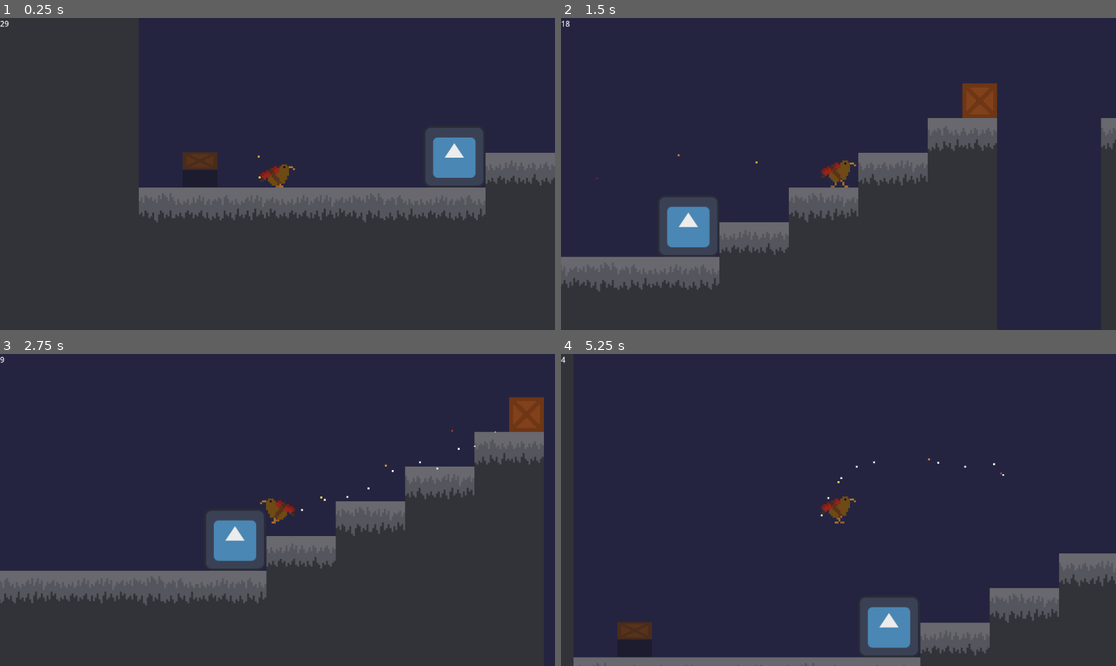
Above: before the commit, frames 1-4 (two rows, left to right).
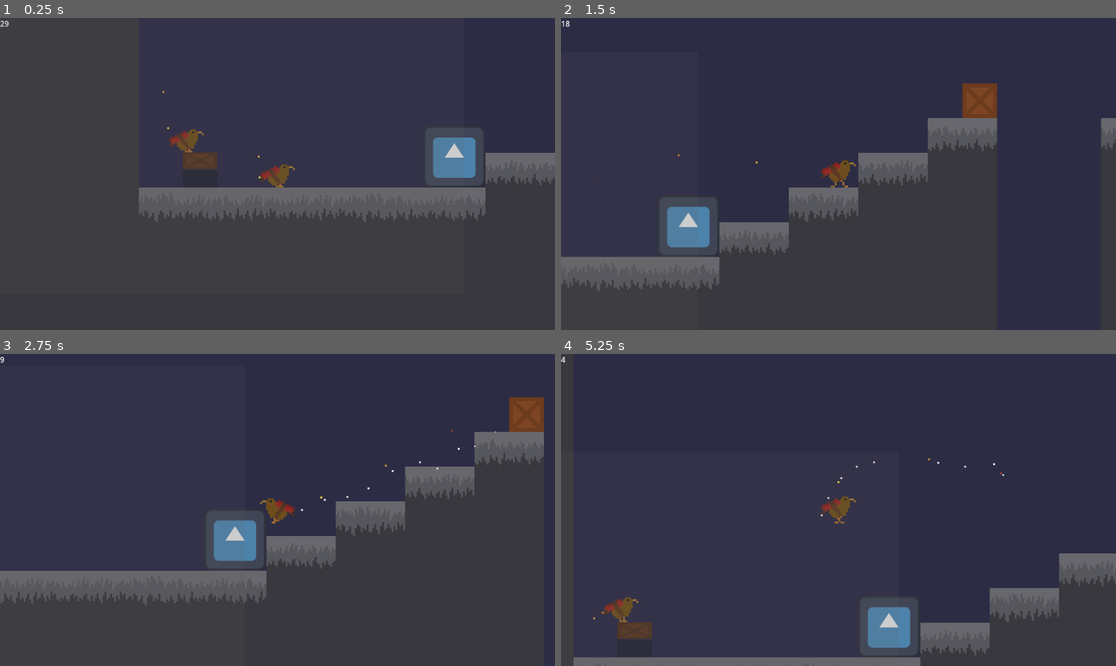
Above: after the commit, the same moments.

Repository: PixelParrot4/tactical-explosive-kiwi-simulator-2004
Game: Godot game, scene res://level_1.tscn
Same seed, same stepped clock (60 frames per second), same inputs: the game is played once before the commit and once after it. This scene is started directly instead of the project's main scene. The engine's default icon, where the game draws it, is replaced by a stand-in: a white triangle on a blue panel in a dark square.
Inputs (mouse positions are in pixels of both pictures, inside the frame that each line leads up to):
- Up to frame 1 (0.25 s): no input
- Up to frame 2 (1.5 s): move the mouse to (960, 158) at 0.52 s; press the mouse at (960, 158) at 0.53 s; hold Right (right) from 0.53 s (still down); tap Up (ui_up) at 0.77 s; move the mouse to (727, 189) at 1.27 s; release the mouse at (727, 189) at 1.28 s; click (727, 189) at 1.35 s
- Up to frame 3 (2.75 s): tap Up (ui_up) at 1.52 s; move the mouse to (333, 441) at 2.02 s; release Right (right) at 2.03 s; press the mouse at (333, 441) at 2.03 s; hold Left (left) from 2.03 s (still down)
- Up to frame 4 (5.25 s): move the mouse to (810, 572) at 2.77 s; release Left (left) at 2.78 s; release the mouse at (810, 572) at 2.78 s; hold Right (right) 2.78-4.28 s; click (810, 572) at 2.85 s; tap Up (ui_up) at 3.02, 3.77, 4.52 s; move the mouse to (1005, 556) at 3.52 s; press the mouse at (1005, 556) at 3.53 s; move the mouse to (672, 463) at 4.27 s; release the mouse at (672, 463) at 4.28 s; hold Left (left) 4.28-5.03 s; click (672, 463) at 4.35 s; move the mouse to (866, 510) at 5.02 s; press the mouse at (866, 510) at 5.03 s; hold Right (right) from 5.03 s (still down)

The runs differ from the first frame. In frame 1, 0.4% of the frame differs, in the area x 0-84%, y 0-52%; in frame 2, less than 0.1%; in frame 3, less than 0.1%; in frame 4, 0.4%, in the area x 0-61%, y 1-88%.

Commit message:
'respawning' system kinda works

Diff:
--- a/level_1.tscn
+++ b/level_1.tscn
@@ -105,7 +105,7 @@
 [node name="Level1" type="Node2D"]
 script = ExtResource("1_n5rtd")
 
-[node name="Player" parent="." instance=ExtResource("1_6mrkf")]
+[node name="Player" parent="." groups=["PlayableCharacters"] instance=ExtResource("1_6mrkf")]
 
 [node name="TileMapLayer" type="TileMapLayer" parent="."]
 z_index = -1
@@ -158,5 +158,9 @@
 [node name="Timer" type="Timer" parent="DeathPit"]
 one_shot = true
 
+[node name="Player2" parent="." groups=["PlayableCharacters"] instance=ExtResource("1_6mrkf")]
+position = Vector2(-189, -147)
+how_many_kiwi_deaths_before_active = 1
+
 [connection signal="body_entered" from="DeathPit" to="DeathPit" method="_on_body_entered"]
 [connection signal="timeout" from="DeathPit/Timer" to="." method="reset_level"]
--- a/player.gd
+++ b/player.gd
@@ -5,6 +5,8 @@
 @onready var Sparks1=$Sparks1
 @onready var Sparks2=$Sparks2
 @onready var Fuse =$Fuse
+@onready var Level =$".."
+var ui_scene = preload("res://ui.tscn")
 
 var MAX_SPEED = 900
 var JUMP_VELOCITY = -775
@@ -17,9 +19,14 @@
 
 #following ones will be used to switch between kiwis
 @export var how_many_kiwi_deaths_before_active:int = 0 #set to negative if never active
-var active = true
+var active = false
 
 signal detonate
+
+
+
+################### movement and animations ###################
+
 
 
 #gravity and jump (adapted from Wiho does Puzzle-Platfroming (unreleased))
@@ -122,7 +129,9 @@
 			Sparks2.visible = false
 
 
-#####################################################
+
+
+################### stuff not in func _process ###################
 
 
 
@@ -147,3 +156,23 @@
 	$Camera2D.position_smoothing_speed = -10 #stops it from moving
 	detonate.emit()
 	active = false #disables movement
+	Level.kiwi_death_count += 1
+	get_tree().call_group("PlayableCharacters", "should_this_kiwi_be_active")
+
+	ui_scene.queue_free()
+
+
+
+func _ready():
+	add_to_group("PlayableCharacters")
+	should_this_kiwi_be_active()
+
+func should_this_kiwi_be_active():
+	if Level.kiwi_death_count!=how_many_kiwi_deaths_before_active:
+		return
+
+	active = true
+
+#gives newly-active kiwi Camera2D and GUI
+	var ui_instance = ui_scene.instantiate()
+	add_child(ui_instance)
--- a/player.tscn
+++ b/player.tscn
@@ -1,10 +1,9 @@
-[gd_scene load_steps=24 format=3 uid="uid://68egir1faxek"]
+[gd_scene load_steps=23 format=3 uid="uid://68egir1faxek"]
 
 [ext_resource type="Script" path="res://player.gd" id="1_tv7mn"]
 [ext_resource type="Texture2D" uid="uid://cewokd3xo7d08" path="res://assets/graphics/idlex4.png" id="2_tcfql"]
 [ext_resource type="Texture2D" uid="uid://byj635h116y4p" path="res://assets/graphics/walk x4.png" id="3_7cabf"]
-[ext_resource type="Script" path="res://ui.gd" id="4_rnbcp"]
-[ext_resource type="Texture2D" uid="uid://bjo0d1dgx7g2s" path="res://assets/graphics/icon.svg" id="5_e80b4"]
+[ext_resource type="PackedScene" uid="uid://cxftaaq3npdhc" path="res://ui.tscn" id="4_kmqoj"]
 
 [sub_resource type="AtlasTexture" id="AtlasTexture_c5yo8"]
 atlas = ExtResource("2_tcfql")
@@ -128,162 +127,7 @@
 [node name="CollisionShape2D" type="CollisionShape2D" parent="."]
 shape = SubResource("CapsuleShape2D_80y7r")
 
-[node name="Camera2D" type="Camera2D" parent="."]
-
-[node name="UI" type="Control" parent="Camera2D"]
-layout_mode = 3
-anchors_preset = 15
-anchor_right = 1.0
-anchor_bottom = 1.0
-offset_left = -576.0
-offset_top = -324.0
-offset_right = 576.0
-offset_bottom = 324.0
-grow_horizontal = 2
-grow_vertical = 2
-script = ExtResource("4_rnbcp")
-
-[node name="VBoxContainer" type="VBoxContainer" parent="Camera2D/UI"]
-visible = false
-z_index = 2
-layout_mode = 1
-anchors_preset = 5
-anchor_left = 0.5
-anchor_right = 0.5
-offset_left = -130.0
-offset_top = 70.0
-offset_right = 130.0
-offset_bottom = 254.0
-grow_horizontal = 2
-
-[node name="SpeedLabel" type="Label" parent="Camera2D/UI/VBoxContainer"]
-layout_mode = 2
-text = "Speed: 600"
-
-[node name="SpeedHSlider" type="HSlider" parent="Camera2D/UI/VBoxContainer"]
-layout_mode = 2
-min_value = 300.0
-max_value = 1300.0
-value = 300.0
-allow_greater = true
-allow_lesser = true
-
-[node name="JumpLabel" type="Label" parent="Camera2D/UI/VBoxContainer"]
-layout_mode = 2
-text = "j"
-
-[node name="JumpHSlider" type="HSlider" parent="Camera2D/UI/VBoxContainer"]
-layout_mode = 2
-min_value = 100.0
-max_value = 1000.0
-value = 100.0
-
-[node name="GravityLabel" type="Label" parent="Camera2D/UI/VBoxContainer"]
-layout_mode = 2
-text = "g"
-
-[node name="GravityHSlider" type="HSlider" parent="Camera2D/UI/VBoxContainer"]
-layout_mode = 2
-max_value = 2000.0
-allow_greater = true
-
-[node name="ExtraGravityLabel" type="Label" parent="Camera2D/UI/VBoxContainer"]
-layout_mode = 2
-
-[node name="ExraGravityHSlider" type="HSlider" parent="Camera2D/UI/VBoxContainer"]
-layout_mode = 2
-allow_greater = true
-
-[node name="FrictionLabel" type="Label" parent="Camera2D/UI/VBoxContainer"]
-layout_mode = 2
-
-[node name="FrictionHSlider" type="HSlider" parent="Camera2D/UI/VBoxContainer"]
-layout_mode = 2
-
-[node name="TimeLeft" type="Label" parent="Camera2D/UI"]
-layout_mode = 0
-offset_right = 40.0
-offset_bottom = 23.0
-
-[node name="Death" type="Label" parent="Camera2D/UI"]
-visible = false
-layout_mode = 1
-anchors_preset = 8
-anchor_left = 0.5
-anchor_top = 0.5
-anchor_right = 0.5
-anchor_bottom = 0.5
-offset_left = -36.5
-offset_top = -11.5
-offset_right = 36.5
-offset_bottom = 11.5
-grow_horizontal = 2
-grow_vertical = 2
-theme_override_colors/font_color = Color(0.607843, 0, 0, 1)
-theme_override_colors/font_shadow_color = Color(0, 0, 0, 1)
-theme_override_font_sizes/font_size = 60
-text = "d u m b a s s"
-
-[node name="EndScreenUnderlay" type="ColorRect" parent="Camera2D/UI"]
-z_index = 1
-layout_mode = 1
-anchors_preset = 15
-anchor_right = 1.0
-anchor_bottom = 1.0
-grow_horizontal = 2
-grow_vertical = 2
-color = Color(0.384229, 0.384229, 0.384229, 0.121569)
-
-[node name="EndScreen" type="VBoxContainer" parent="Camera2D/UI"]
-visible = false
-z_index = 2
-layout_mode = 1
-anchors_preset = 8
-anchor_left = 0.5
-anchor_top = 0.5
-anchor_right = 0.5
-anchor_bottom = 0.5
-offset_left = -304.0
-offset_top = -192.0
-offset_right = 304.0
-offset_bottom = 192.0
-grow_horizontal = 2
-grow_vertical = 2
-theme_override_constants/separation = 20
-alignment = 1
-
-[node name="Stars" type="HBoxContainer" parent="Camera2D/UI/EndScreen"]
-layout_mode = 2
-
-[node name="Sprite2D" type="Sprite2D" parent="Camera2D/UI/EndScreen/Stars"]
-position = Vector2(48, -70)
-texture = ExtResource("5_e80b4")
-
-[node name="Sprite2D2" type="Sprite2D" parent="Camera2D/UI/EndScreen/Stars"]
-position = Vector2(304, -70)
-texture = ExtResource("5_e80b4")
-
-[node name="Sprite2D3" type="Sprite2D" parent="Camera2D/UI/EndScreen/Stars"]
-position = Vector2(560, -70)
-texture = ExtResource("5_e80b4")
-
-[node name="Label" type="Label" parent="Camera2D/UI/EndScreen"]
-layout_mode = 2
-text = "[Final Time]"
-horizontal_alignment = 1
-
-[node name="Retry" type="Button" parent="Camera2D/UI/EndScreen"]
-layout_mode = 2
-text = "Retry"
-
-[node name="Next" type="Button" parent="Camera2D/UI/EndScreen"]
-layout_mode = 2
-text = "Next"
-
-[node name="Back" type="Button" parent="Camera2D/UI/EndScreen"]
-layout_mode = 2
-text = "Back
-"
+[node name="Camera2D" parent="." groups=["PlayableCharacters"] instance=ExtResource("4_kmqoj")]
 
 [node name="Sparks1" type="CPUParticles2D" parent="."]
 position = Vector2(-34, 10)
@@ -336,10 +180,4 @@
 [node name="CollisionShape2D" type="CollisionShape2D" parent="BlastRadius"]
 shape = SubResource("CircleShape2D_bwpld")
 
-[connection signal="value_changed" from="Camera2D/UI/VBoxContainer/SpeedHSlider" to="Camera2D/UI" method="_on_speed_h_slider_value_changed"]
-[connection signal="value_changed" from="Camera2D/UI/VBoxContainer/JumpHSlider" to="Camera2D/UI" method="_on_jump_h_slider_value_changed"]
-[connection signal="value_changed" from="Camera2D/UI/VBoxContainer/GravityHSlider" to="Camera2D/UI" method="_on_gravity_h_slider_value_changed"]
-[connection signal="value_changed" from="Camera2D/UI/VBoxContainer/ExraGravityHSlider" to="Camera2D/UI" method="_on_exra_gravity_h_slider_value_changed"]
-[connection signal="value_changed" from="Camera2D/UI/VBoxContainer/FrictionHSlider" to="Camera2D/UI" method="_on_friction_h_slider_value_changed"]
-[connection signal="pressed" from="Camera2D/UI/EndScreen/Retry" to="." method="_on_retry_pressed"]
 [connection signal="timeout" from="Fuse" to="." method="_on_fuse_timeout"]
--- /dev/null
+++ b/ui.tscn
@@ -0,0 +1,167 @@
+[gd_scene load_steps=3 format=3 uid="uid://cxftaaq3npdhc"]
+
+[ext_resource type="Script" path="res://ui.gd" id="1_bycc6"]
+[ext_resource type="Texture2D" uid="uid://bjo0d1dgx7g2s" path="res://assets/graphics/icon.svg" id="2_ixcxd"]
+
+[node name="Camera2D" type="Camera2D"]
+
+[node name="UI" type="Control" parent="."]
+layout_mode = 3
+anchors_preset = 15
+anchor_right = 1.0
+anchor_bottom = 1.0
+offset_left = -576.0
+offset_top = -324.0
+offset_right = 576.0
+offset_bottom = 324.0
+grow_horizontal = 2
+grow_vertical = 2
+script = ExtResource("1_bycc6")
+
+[node name="VBoxContainer" type="VBoxContainer" parent="UI"]
+visible = false
+z_index = 2
+layout_mode = 1
+anchors_preset = 5
+anchor_left = 0.5
+anchor_right = 0.5
+offset_left = -130.0
+offset_top = 70.0
+offset_right = 130.0
+offset_bottom = 254.0
+grow_horizontal = 2
+
+[node name="SpeedLabel" type="Label" parent="UI/VBoxContainer"]
+layout_mode = 2
+text = "Speed: 600"
+
+[node name="SpeedHSlider" type="HSlider" parent="UI/VBoxContainer"]
+layout_mode = 2
+min_value = 300.0
+max_value = 1300.0
+value = 300.0
+allow_greater = true
+allow_lesser = true
+
+[node name="JumpLabel" type="Label" parent="UI/VBoxContainer"]
+layout_mode = 2
+text = "j"
+
+[node name="JumpHSlider" type="HSlider" parent="UI/VBoxContainer"]
+layout_mode = 2
+min_value = 100.0
+max_value = 1000.0
+value = 100.0
+
+[node name="GravityLabel" type="Label" parent="UI/VBoxContainer"]
+layout_mode = 2
+text = "g"
+
+[node name="GravityHSlider" type="HSlider" parent="UI/VBoxContainer"]
+layout_mode = 2
+max_value = 2000.0
+allow_greater = true
+
+[node name="ExtraGravityLabel" type="Label" parent="UI/VBoxContainer"]
+layout_mode = 2
+
+[node name="ExraGravityHSlider" type="HSlider" parent="UI/VBoxContainer"]
+layout_mode = 2
+allow_greater = true
+
+[node name="FrictionLabel" type="Label" parent="UI/VBoxContainer"]
+layout_mode = 2
+
+[node name="FrictionHSlider" type="HSlider" parent="UI/VBoxContainer"]
+layout_mode = 2
+
+[node name="TimeLeft" type="Label" parent="UI"]
+layout_mode = 0
+offset_right = 40.0
+offset_bottom = 23.0
+
+[node name="Death" type="Label" parent="UI"]
+visible = false
+layout_mode = 1
+anchors_preset = 8
+anchor_left = 0.5
+anchor_top = 0.5
+anchor_right = 0.5
+anchor_bottom = 0.5
+offset_left = -36.5
+offset_top = -11.5
+offset_right = 36.5
+offset_bottom = 11.5
+grow_horizontal = 2
+grow_vertical = 2
+theme_override_colors/font_color = Color(0.607843, 0, 0, 1)
+theme_override_colors/font_shadow_color = Color(0, 0, 0, 1)
+theme_override_font_sizes/font_size = 60
+text = "d u m b a s s"
+
+[node name="EndScreenUnderlay" type="ColorRect" parent="UI"]
+z_index = 1
+layout_mode = 1
+anchors_preset = 15
+anchor_right = 1.0
+anchor_bottom = 1.0
+grow_horizontal = 2
+grow_vertical = 2
+color = Color(0.384229, 0.384229, 0.384229, 0.121569)
+
+[node name="EndScreen" type="VBoxContainer" parent="UI"]
+visible = false
+z_index = 2
+layout_mode = 1
+anchors_preset = 8
+anchor_left = 0.5
+anchor_top = 0.5
+anchor_right = 0.5
+anchor_bottom = 0.5
+offset_left = -304.0
+offset_top = -192.0
+offset_right = 304.0
+offset_bottom = 192.0
+grow_horizontal = 2
+grow_vertical = 2
+theme_override_constants/separation = 20
+alignment = 1
+
+[node name="Stars" type="HBoxContainer" parent="UI/EndScreen"]
+layout_mode = 2
+
+[node name="Sprite2D" type="Sprite2D" parent="UI/EndScreen/Stars"]
+position = Vector2(48, -70)
+texture = ExtResource("2_ixcxd")
+
+[node name="Sprite2D2" type="Sprite2D" parent="UI/EndScreen/Stars"]
+position = Vector2(304, -70)
+texture = ExtResource("2_ixcxd")
+
+[node name="Sprite2D3" type="Sprite2D" parent="UI/EndScreen/Stars"]
+position = Vector2(560, -70)
+texture = ExtResource("2_ixcxd")
+
+[node name="Label" type="Label" parent="UI/EndScreen"]
+layout_mode = 2
+text = "[Final Time]"
+horizontal_alignment = 1
+
+[node name="Retry" type="Button" parent="UI/EndScreen"]
+layout_mode = 2
+text = "Retry"
+
+[node name="Next" type="Button" parent="UI/EndScreen"]
+layout_mode = 2
+text = "Next"
+
+[node name="Back" type="Button" parent="UI/EndScreen"]
+layout_mode = 2
+text = "Back
+"
+
+[connection signal="value_changed" from="UI/VBoxContainer/SpeedHSlider" to="UI" method="_on_speed_h_slider_value_changed"]
+[connection signal="value_changed" from="UI/VBoxContainer/JumpHSlider" to="UI" method="_on_jump_h_slider_value_changed"]
+[connection signal="value_changed" from="UI/VBoxContainer/GravityHSlider" to="UI" method="_on_gravity_h_slider_value_changed"]
+[connection signal="value_changed" from="UI/VBoxContainer/ExraGravityHSlider" to="UI" method="_on_exra_gravity_h_slider_value_changed"]
+[connection signal="value_changed" from="UI/VBoxContainer/FrictionHSlider" to="UI" method="_on_friction_h_slider_value_changed"]
